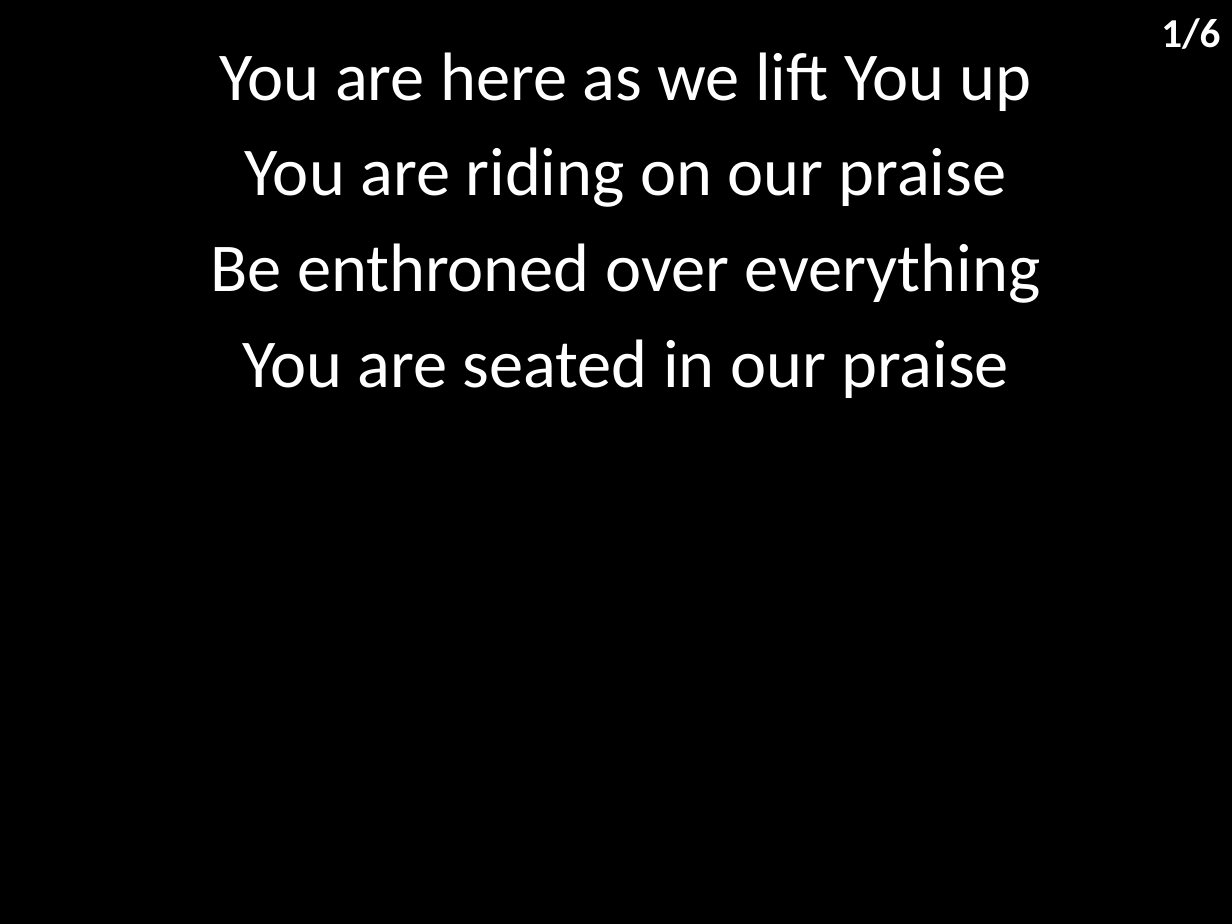
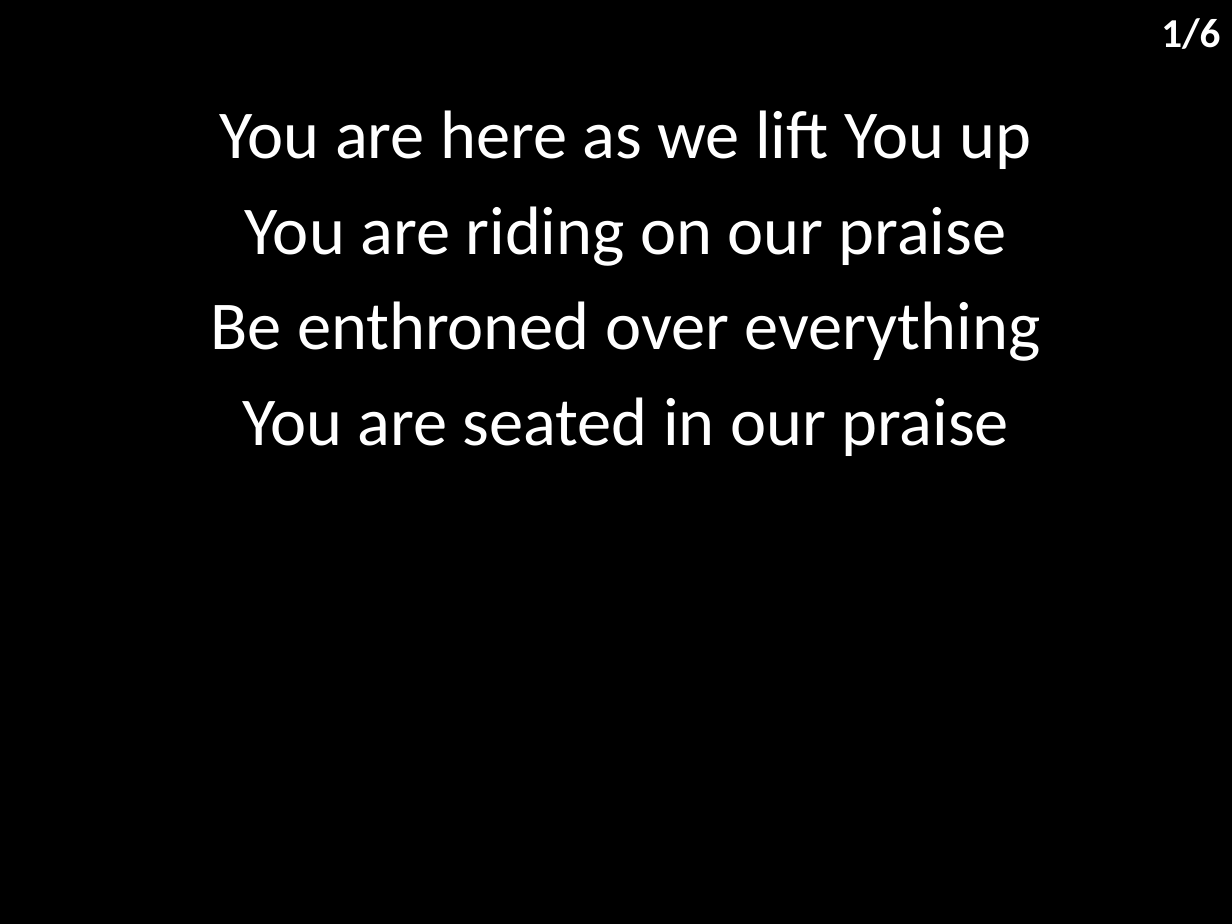
Before and after one commit to hoo-are-ya/worship, a slide deck: slide 2 of docs/songs/turn it up.pptx. Drawn at 1232x924 pixels with LibreOffice and Linux fonts; fonts in the diff are those of the drawing. Boxes give left, top, right and bottom in pixels: in the first picture for what was removed or moved away, otherwise in the second. Text is boxed around its words. In the diff, an @@ line names an element or a change of style, - is before the commit and + after.

```diff
--- a/docs/songs/turn it up.pptx
+++ b/docs/songs/turn it up.pptx
@@ subtitle "You are here as we ...": place and size @@
-subtitle "You are here as we ..." at [211, 52, 1040, 398]
+subtitle "You are here as we ..." at [211, 110, 1040, 456]
```
Also in this commit, not shown: 5 other slides changed, 8 other files.
